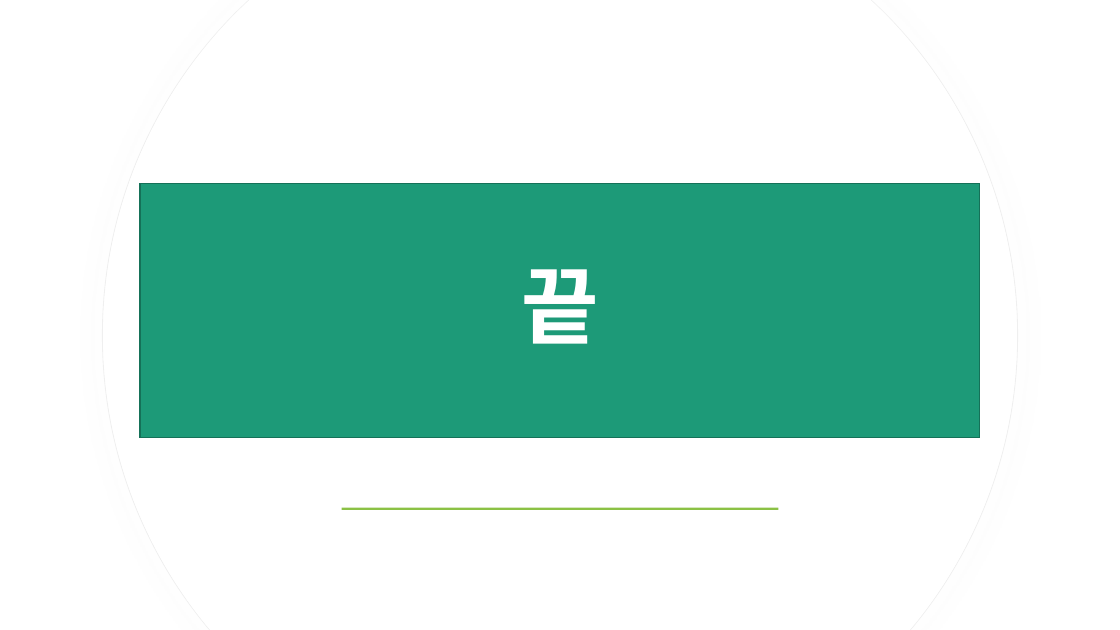
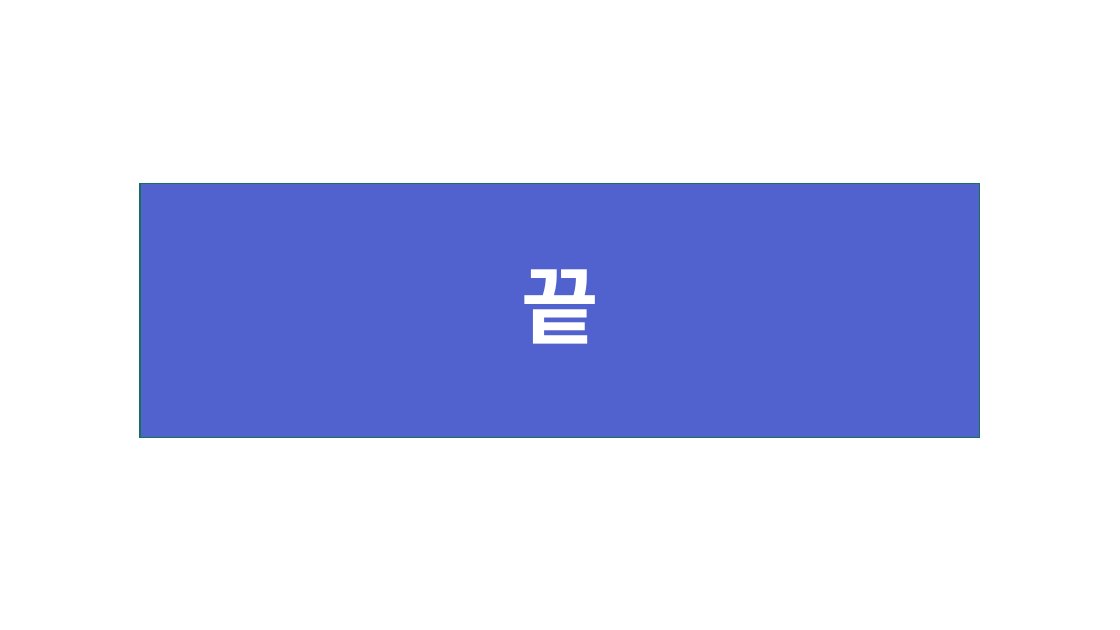
Before and after one commit to ShinHyeonSeong/Final, a slide deck: slide 12 of 기획 UI/A조 프로토타입 발표.pptx (slide 13 before the commit). Drawn at 1120x630 pixels with LibreOffice and Linux fonts; fonts in the diff are those of the drawing. Boxes give left, top, right and bottom in pixels: in the first picture for what was removed or moved away, otherwise in the second. Text is boxed around its words. In the diff, an @@ line names an element or a change of style, - is before the commit and + after.

```diff
--- a/기획 UI/A조 프로토타입 발표.pptx
+++ b/기획 UI/A조 프로토타입 발표.pptx
@@ freeform shape removed at [103, 0, 1018, 630] @@
@@ freeform shape removed at [103, 0, 1017, 630] @@
@@ rectangle "끝" at [140, 184, 981, 438]: fill #1D9A78 to #5161CE @@
@@ rectangle removed at [342, 507, 779, 510] @@
```
Also in this commit, not shown: 11 other slides changed, 1 slide removed.
